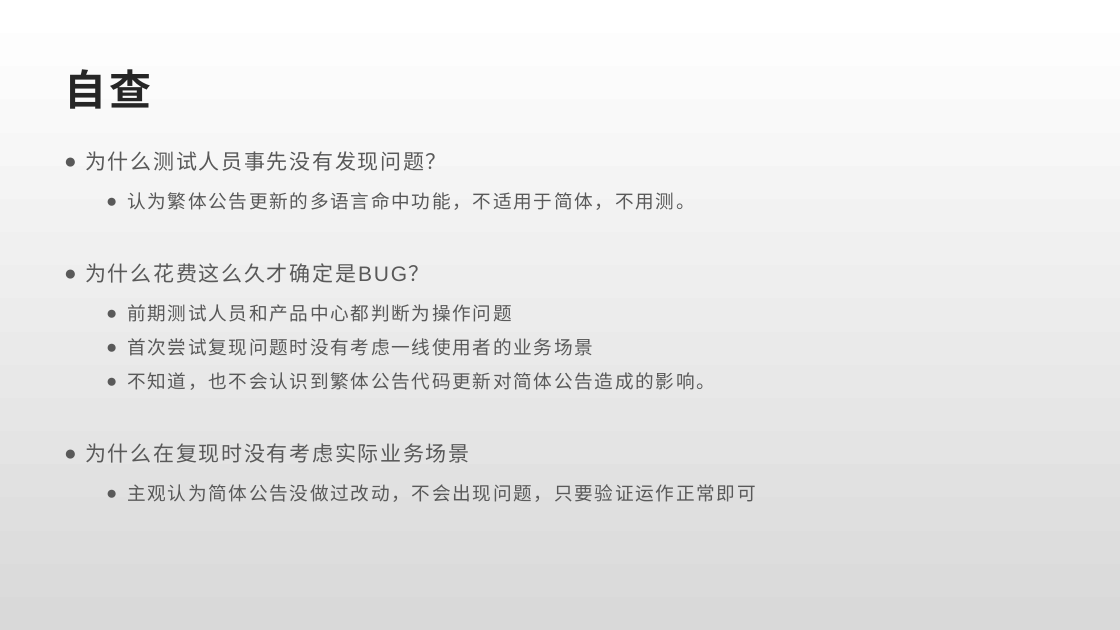
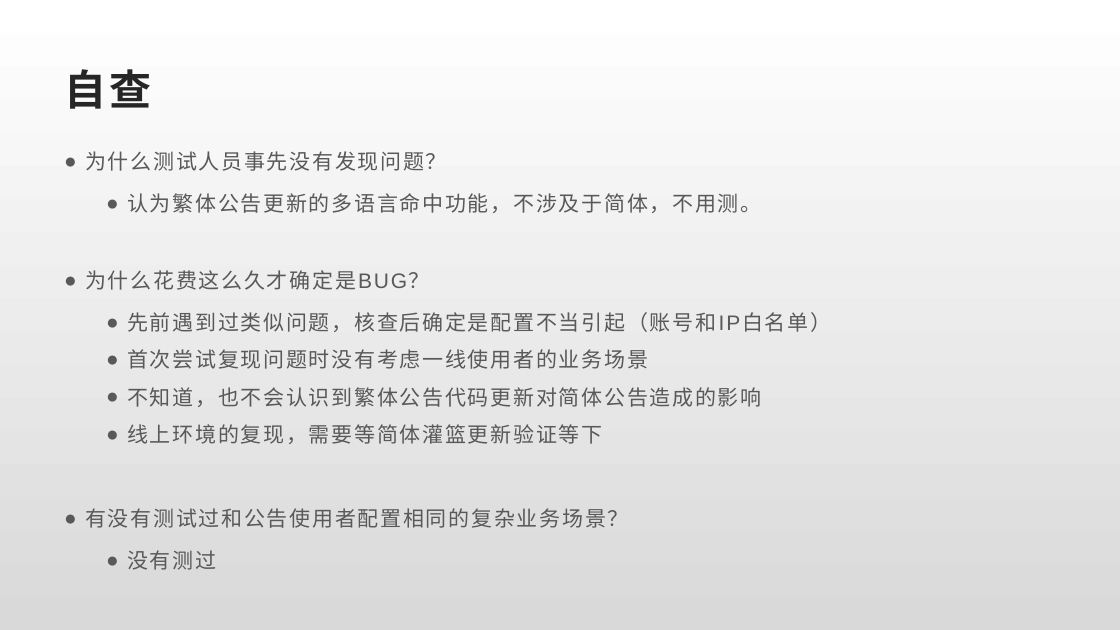
Before and after one commit to Rexixe1993/JavaScriptLesson, a slide deck: slide 18 of 全球版灌篮OBT复盘总结.pptx (slide 17 before the commit). Drawn at 1120x630 pixels with LibreOffice and Linux fonts; fonts in the diff are those of the drawing. Boxes give left, top, right and bottom in pixels: in the first picture for what was removed or moved away, otherwise in the second. Text is boxed around its words. In the diff, an @@ line names an element or a change of style, - is before the commit and + after.

```diff
--- a/全球版灌篮OBT复盘总结.pptx
+++ b/全球版灌篮OBT复盘总结.pptx
@@ text at box(127, 193, 761, 213): text changed; size 16 to 18 pt @@
-  ● 认为繁体公告更新的多语言命中功能，不适用于简体，不用测。
+  ● 认为繁体公告更新的多语言命中功能，不涉及于简体，不用测。
@@ text at box(127, 312, 832, 332): text changed; size 16 to 18 pt @@
-  ● 前期测试人员和产品中心都判断为操作问题
+  ● 先前遇到过类似问题，核查后确定是配置不当引起（账号和IP白名单）
@@ text at box(127, 349, 648, 369): size 16 to 18 pt in "首次尝试复现问题时没有考虑一线使用者的业务场景" @@
@@ text at box(85, 387, 761, 570): text changed; size 16 to 18 pt @@
-  ● 不知道，也不会认识到繁体公告代码更新对简体公告造成的影响。
-● 为什么在复现时没有考虑实际业务场景
-  ● 主观认为简体公告没做过改动，不会出现问题，只要验证运作正常即可
+  ● 不知道，也不会认识到繁体公告代码更新对简体公告造成的影响
+  ● 线上环境的复现，需要等简体灌篮更新验证等下
+● 有没有测试过和公告使用者配置相同的复杂业务场景？
+  ● 没有测过
```
Also in this commit, not shown: 5 other slides changed, 5 slides added.
